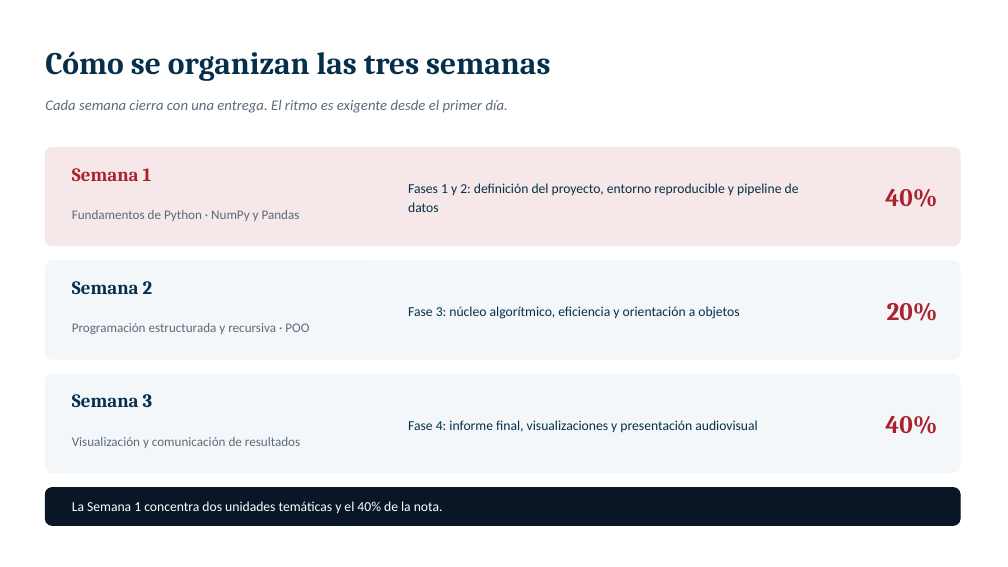
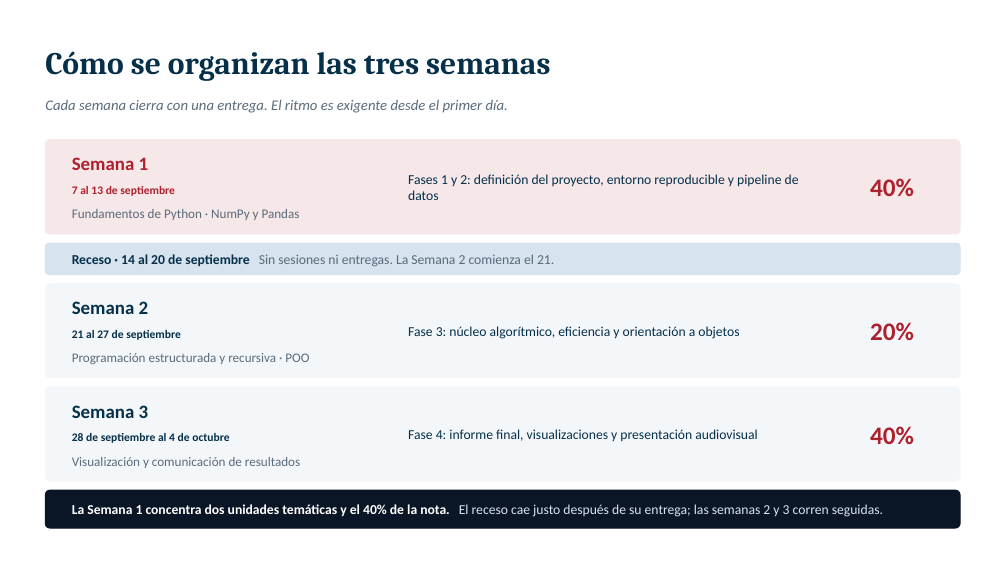
Before and after one commit to magistercienciadatos/Material_Didactico_Semana1, a slide deck: slide 6 of 1_Presentación_Semana1/MCDI500_Semana_1.pptx (slide 5 before the commit). Drawn at 1008x567 pixels with LibreOffice and Linux fonts; fonts in the diff are those of the drawing. Boxes give left, top, right and bottom in pixels: in the first picture for what was removed or moved away, otherwise in the second. Text is boxed around its words. In the diff, an @@ line names an element or a change of style, - is before the commit and + after.

```diff
--- a/1_Presentación_Semana1/MCDI500_Semana_1.pptx
+++ b/1_Presentación_Semana1/MCDI500_Semana_1.pptx
@@ rounded rectangle: place and size @@
-rounded rectangle at [45,147,960,246]
+rounded rectangle at [45,140,960,234]
@@ text "Semana 1": place and size @@
-text "Semana 1" at [72,168,152,181]
+text "Semana 1" at [72,157,149,170]
@@ text "Fases 1 y 2: definición ...": place and size @@
-text "Fases 1 y 2: definición ..." at [408,183,799,212]
+text "Fases 1 y 2: definición ..." at [408,174,799,200]
@@ text "40%": place and size @@
-text "40%" at [885,189,937,207]
+text "40%" at [870,178,914,196]
@@ text added at [72,186,175,196], 11 pt, text #AC212E, bold @@
+7 al 13 de septiembre
@@ rounded rectangle added at [45,243,960,275], fill #D7E3EE, outline #D7E3EE 1 pt @@
@@ text added at [72,254,554,266], 13 pt, text #5A6B7B @@
+Receso · 14 al 20 de septiembre Sin sesiones ni entregas. La Semana 2 comienza el 21.
@@ proportions changed in 4 elements at [45,140,960,234], [45,491,960,529], [45,387,960,482], [45,284,960,378] @@
@@ rounded rectangle: place and size @@
-rounded rectangle at [45,261,960,359]
+rounded rectangle at [45,284,960,378]
@@ font Cambria to Calibri in 3 elements at [72,157,149,170], [72,405,149,418], [72,301,149,314] @@
@@ text "Semana 2": place and size @@
-text "Semana 2" at [72,281,153,294]
+text "Semana 2" at [72,301,149,314]
@@ line spacing 18pt to 1 in 3 elements at [408,174,799,200], [408,429,757,441], [408,326,739,339] @@
@@ text "Fase 3: núcleo algorítmico, eficiencia ...": place and size @@
-text "Fase 3: núcleo algorítmico, eficiencia ..." at [408,306,739,319]
+text "Fase 3: núcleo algorítmico, eficiencia ..." at [408,326,739,339]
@@ font Cambria to Calibri; alignment right to centre in 3 elements at [870,178,914,196], [870,426,914,444], [870,322,914,340] @@
@@ text "20%": place and size @@
-text "20%" at [887,303,938,321]
+text "20%" at [870,322,914,340]
@@ line spacing 17pt to 1 in 3 elements at [72,209,300,220], [72,457,300,468], [72,353,309,364] @@
@@ text "Programación estructurada y recursiva · ...": place and size @@
-text "Programación estructurada y recursiva · ..." at [72,323,309,334]
+text "Programación estructurada y recursiva · ..." at [72,353,309,364]
@@ text added at [72,330,181,340], 11 pt, text #06304A, bold @@
+21 al 27 de septiembre
@@ rounded rectangle: place and size @@
-rounded rectangle at [45,374,960,473]
+rounded rectangle at [45,387,960,482]
@@ text "Fase 4: informe final, visualizaciones ...": place and size @@
-text "Fase 4: informe final, visualizaciones ..." at [408,420,757,432]
+text "Fase 4: informe final, visualizaciones ..." at [408,429,757,441]
@@ text "40%": place and size @@
-text "40%" at [885,416,937,434]
+text "40%" at [870,426,914,444]
@@ text "Semana 3": place and size @@
-text "Semana 3" at [72,394,153,407]
+text "Semana 3" at [72,405,149,418]
@@ text "Visualización y comunicación de resultados": place and size @@
-text "Visualización y comunicación de resultados" at [72,437,300,448]
+text "Visualización y comunicación de resultados" at [72,457,300,468]
@@ text added at [72,433,229,443], 11 pt, text #06304A, bold @@
+28 de septiembre al 4 de octubre
@@ text at [72,504,883,517]: text changed; text colour #FFFFFF to #D7E3EE @@
-La Semana 1 concentra dos unidades temáticas y el 40% de la nota.
+La Semana 1 concentra dos unidades temáticas y el 40% de la nota. El receso cae justo después de su entrega; las semanas 2 y 3 corren seguidas.
```
Also in this commit, not shown: 1 other slide changed, 2 slides added, 17 slides removed, 7 other files.
